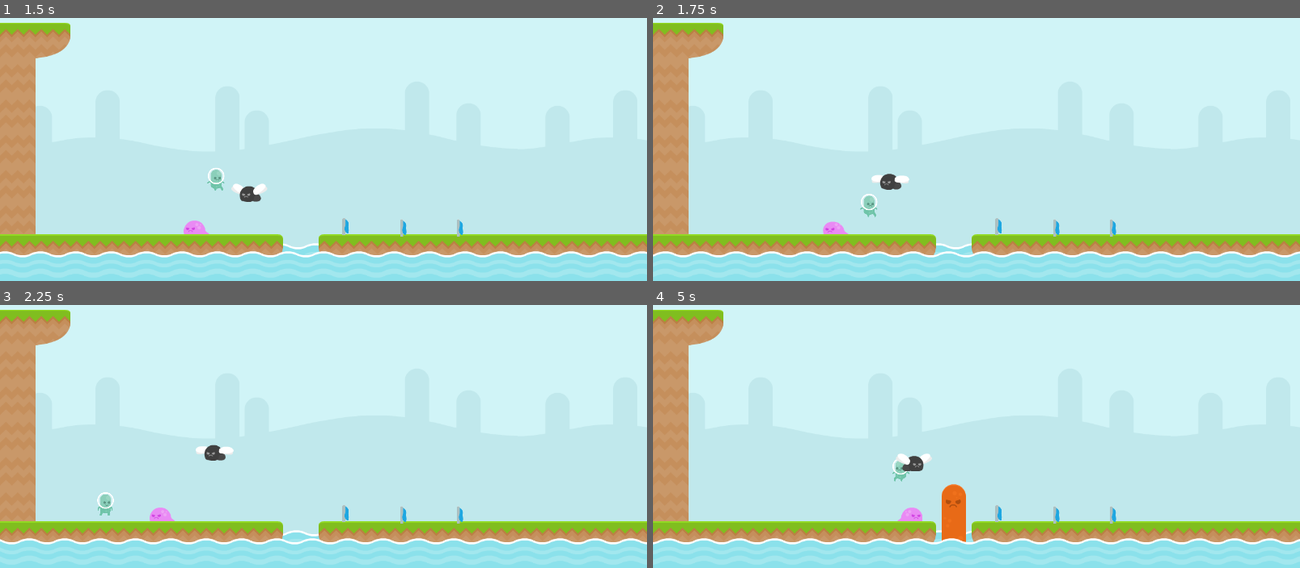
Above: before the commit, frames 1-4 (two rows, left to right).
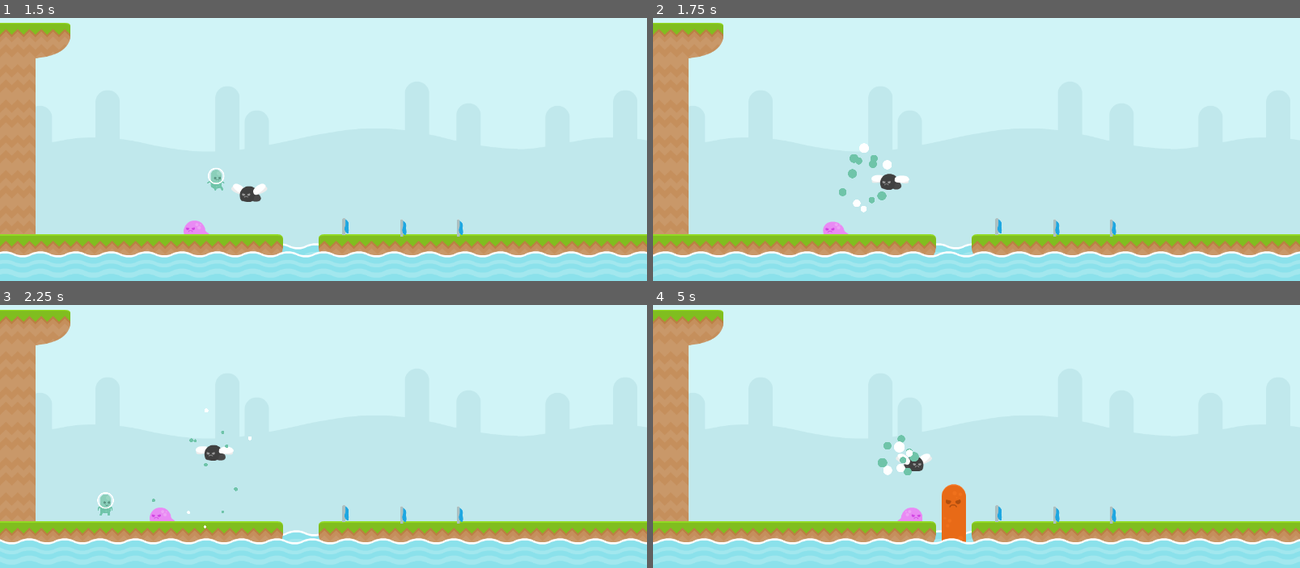
Above: after the commit, the same moments.

Repository: RafaelForbeck/the-way
Game: Godot game, scene res://scenes/phase.tscn
Two runs of this game, one before a commit and one after it. Both use one fixed random seed, a clock stepped at 60 frames per second and the inputs below.
Inputs:
- Up to frame 1 (1.5 s): tap Enter (jump) at 0.5, 0.6, 0.77, 1.07 s; hold Right (move_right) from 0.53 s (still down); tap S (duck) at 1.35 s
- Up to frame 2 (1.75 s): keep holding Right (move_right); tap Enter (jump) at 1.52, 1.55 s
- Up to frame 3 (2.25 s): tap Enter (jump) at 1.82, 2.1 s; release Right (move_right) at 2.03 s; hold Left (move_left) from 2.03 s (still down)
- Up to frame 4 (5 s): release Left (move_left) at 2.78 s; hold Right (move_right) 2.78-4.28 s; tap S (duck) at 2.85, 4.35 s; tap Enter (jump) at 3.02, 3.05, 3.32, 3.6, 3.77, 4.07, 4.52, 4.55, 4.82 s; hold Left (move_left) from 4.28 s (still down)

Frame 1 is identical in both runs. In frame 2, 0.5% of the frame differs, in the area x 28-37%, y 47-76%; in frame 3, less than 0.1%; in frame 4, 0.4%.

Commit message:
feat: particle explosion

Diff:
--- /dev/null
+++ b/entities/particles_explosion.tscn
@@ -0,0 +1,44 @@
+[gd_scene load_steps=6 format=3 uid="uid://b0f0siit825f7"]
+
+[ext_resource type="Script" path="res://scripts/particles_explosion.gd" id="1_4fxow"]
+[ext_resource type="Texture2D" uid="uid://c1uax1b35y6pb" path="res://sprites/circle_particle.png" id="1_aswpr"]
+
+[sub_resource type="Curve" id="Curve_54bgf"]
+_data = [Vector2(0, 1), 0.0, 0.0, 0, 0, Vector2(1, 0.224102), 0.0, 0.0, 0, 0]
+point_count = 2
+
+[sub_resource type="CurveTexture" id="CurveTexture_11fvr"]
+curve = SubResource("Curve_54bgf")
+
+[sub_resource type="ParticleProcessMaterial" id="ParticleProcessMaterial_g4r1g"]
+direction = Vector3(0, 0, 0)
+spread = 180.0
+initial_velocity_min = 258.91
+initial_velocity_max = 487.32
+gravity = Vector3(0, 98, 0)
+scale_min = 0.4
+scale_max = 0.7
+scale_curve = SubResource("CurveTexture_11fvr")
+turbulence_enabled = true
+
+[node name="ParticleExplosion" type="Node2D"]
+z_index = 1
+script = ExtResource("1_4fxow")
+
+[node name="PrimaryParticles" type="GPUParticles2D" parent="."]
+modulate = Color(0.435294, 0.768627, 0.662745, 1)
+z_index = 1
+process_material = SubResource("ParticleProcessMaterial_g4r1g")
+texture = ExtResource("1_aswpr")
+explosiveness = 1.0
+
+[node name="SecondaryParticles" type="GPUParticles2D" parent="."]
+z_index = 1
+amount = 4
+process_material = SubResource("ParticleProcessMaterial_g4r1g")
+texture = ExtResource("1_aswpr")
+explosiveness = 1.0
+
+[node name="Timer" type="Timer" parent="."]
+
+[connection signal="timeout" from="Timer" to="." method="_on_timer_timeout"]
--- a/entities/player.tscn
+++ b/entities/player.tscn
@@ -86,6 +86,8 @@
 scale = Vector2(0.5, 0.5)
 collision_mask = 16
 script = ExtResource("1_57enj")
+explosion_primary_color = Color(0.435294, 0.768627, 0.662745, 1)
+explosion_secondary_color = Color(1, 1, 1, 1)
 
 [node name="AnimatedSprite2D" type="AnimatedSprite2D" parent="."]
 sprite_frames = SubResource("SpriteFrames_n1v54")
@@ -110,4 +112,9 @@
 shape = SubResource("RectangleShape2D_oeelp")
 debug_color = Color(0.898626, 0.000182512, 0.76833, 0.42)
 
+[node name="ExplosionTimer" type="Timer" parent="."]
+wait_time = 0.3
+one_shot = true
+
 [connection signal="area_entered" from="Hitbox" to="." method="_on_hitbox_area_entered"]
+[connection signal="timeout" from="ExplosionTimer" to="." method="_on_explosion_timer_timeout"]
--- a/project.godot
+++ b/project.godot
@@ -18,6 +18,7 @@
 [autoload]
 
 GameManager="*res://scripts/game_manager.gd"
+ExplosionManager="*res://scripts/explosion_manager.gd"
 
 [display]
 
--- /dev/null
+++ b/scripts/explosion_manager.gd
@@ -0,0 +1,9 @@
+extends Node
+
+var explosion_entity := preload("res://entities/particles_explosion.tscn")
+
+func create_emplosion(position: Vector2, primary_color: Color, secondary_color: Color):
+	var new_explosion = explosion_entity.instantiate()
+	new_explosion.global_position = position
+	new_explosion.set_colors(primary_color, secondary_color)
+	add_child(new_explosion)
--- /dev/null
+++ b/scripts/particles_explosion.gd
@@ -0,0 +1,24 @@
+extends Node2D
+
+@onready var primary_particles: GPUParticles2D = $PrimaryParticles
+@onready var secondary_particles: GPUParticles2D = $SecondaryParticles
+
+@onready var timer: Timer = $Timer
+var primary_color: Color
+var secondary_color: Color
+
+func _ready() -> void:
+	timer.start(primary_particles.lifetime)
+	setup_particles(primary_particles, primary_color)
+	setup_particles(secondary_particles, secondary_color)
+
+func _on_timer_timeout() -> void:
+	queue_free()
+
+func set_colors(primary: Color, secondary: Color):
+	primary_color = primary
+	secondary_color = secondary
+
+func setup_particles(particles: GPUParticles2D, color: Color):
+	particles.emitting = true
+	particles.modulate = color
--- a/scripts/player.gd
+++ b/scripts/player.gd
@@ -4,6 +4,7 @@
 
 signal player_death()
 
+@onready var explosion_timer: Timer = $ExplosionTimer
 @onready var anim = $AnimatedSprite2D
 @onready var collisionShape = $CollisionShape2D
 @onready var hitBox = $Hitbox/CollisionShape2D
@@ -12,6 +13,8 @@
 @export var deceleration = 1200.0
 @export var acceleration = 1600.0
 @export var jump_velocity = -600.0
+@export var explosion_primary_color: Color
+@export var explosion_secondary_color: Color
 
 var status :PlayerState
 var direction = 0
@@ -73,9 +76,9 @@
 func go_to_hurted_state():
 	status = PlayerState.HURTED
 	collisionShape.shape.height = 42
-	jump()
 	anim.play("hurted")
 	emit_signal("player_death")
+	explosion_timer.start()
 
 func exit_from_hurted_state():
 	collisionShape.shape.height = 82
@@ -174,6 +177,7 @@
 func respawn():
 	exit_from_hurted_state()
 	position = GameManager.get_respawn_point()
+	visible = true
 	go_to_idle_state()
 
 func _on_hitbox_area_entered(area: Area2D) -> void:
@@ -189,6 +193,7 @@
 
 func hit_enemy(area: Area2D):
 	if velocity.y <= 0:
+		jump()
 		go_to_hurted_state()
 		return
 
@@ -207,7 +212,12 @@
 		return
 
 	if enemy_node.get_is_imortal():
+		jump()
 		go_to_hurted_state()
 		return
 
 	enemy_node.take_damage()
+
+func _on_explosion_timer_timeout() -> void:
+	ExplosionManager.create_emplosion(position, explosion_primary_color, explosion_secondary_color)
+	visible = false
Binary file added: sprites/circle_particle.png
Not shown, added: sprites/circle_particle.png.import
